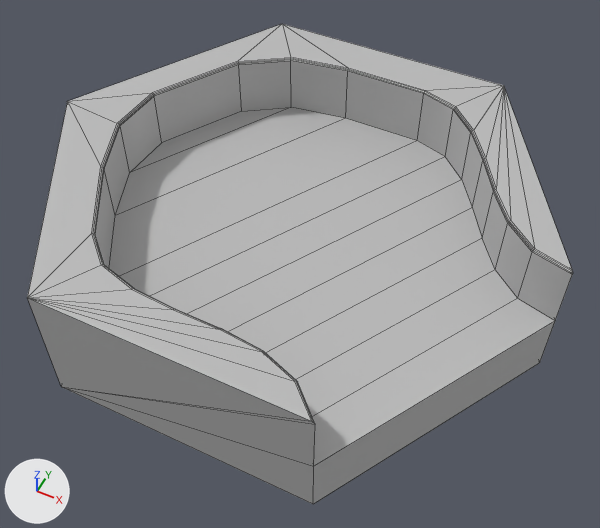
Before and after pictures for a commit that changed the FBX model Ego's Precious/Assets/Models/GroundHex/hex_01_W.fbx.
Rendered twice from a 50 mm camera at (6.02, -11.8, 13.57) aimed at (0.37, -0.5, -0.55). Lighting does not change. The marker at lower left points along +X, +Y and +Z. Mesh edges are drawn as thin lines. Where no turn or scale is listed for an object, it has been applied to the vertices.

The scene before the commit, as lines of its bpy script (objects in view):
```python
me_mesh = bpy.data.meshes.new('Mesh')
me_mesh.from_pydata(...)  # 120 vertices, 131 faces; spans x -6.0..6.0, y -5.2..5.2, z -1.5..1.5
me_mesh.materials.append(mat_lambert1)  # grey #bcbcbc
ob_hex_01_w = bpy.data.objects.new('hex_01_W', me_mesh)
ob_hex_01_w.location = (0.0, 0.0, 0.0)
```
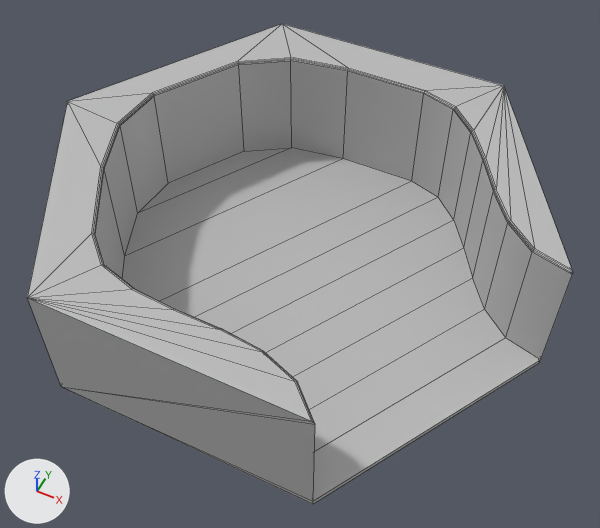
What differs and where, as boxes [x1, y1, x2, y2] in the pictures (600 x 528 px; the box of a moved part takes in the faces that stretch with it):
part 1 of me_mesh, moved or reshaped
    both: [67, 73, 557, 504]

Diff of the bpy script that builds the scene:
```diff
--- a/Ego's Precious/Assets/Models/GroundHex/hex_01_W.fbx.py
+++ b/Ego's Precious/Assets/Models/GroundHex/hex_01_W.fbx.py
@@ me_mesh @@
 me_mesh.from_pydata(...)  # 120 vertices, 131 faces; spans x -6.0..6.0, y -5.2..5.2, z -1.5..1.5
 # used by ob_hex_01_w; location = (0.0, 0.0, 0.0)
+# me_mesh part 1: all 22 vertices in x -4.42..6.0, y -5.2..4.12, z 0.0 are moved by (0.0, 0.0, -1.38)
 me_mesh.materials.append(mat_lambert1)
```
